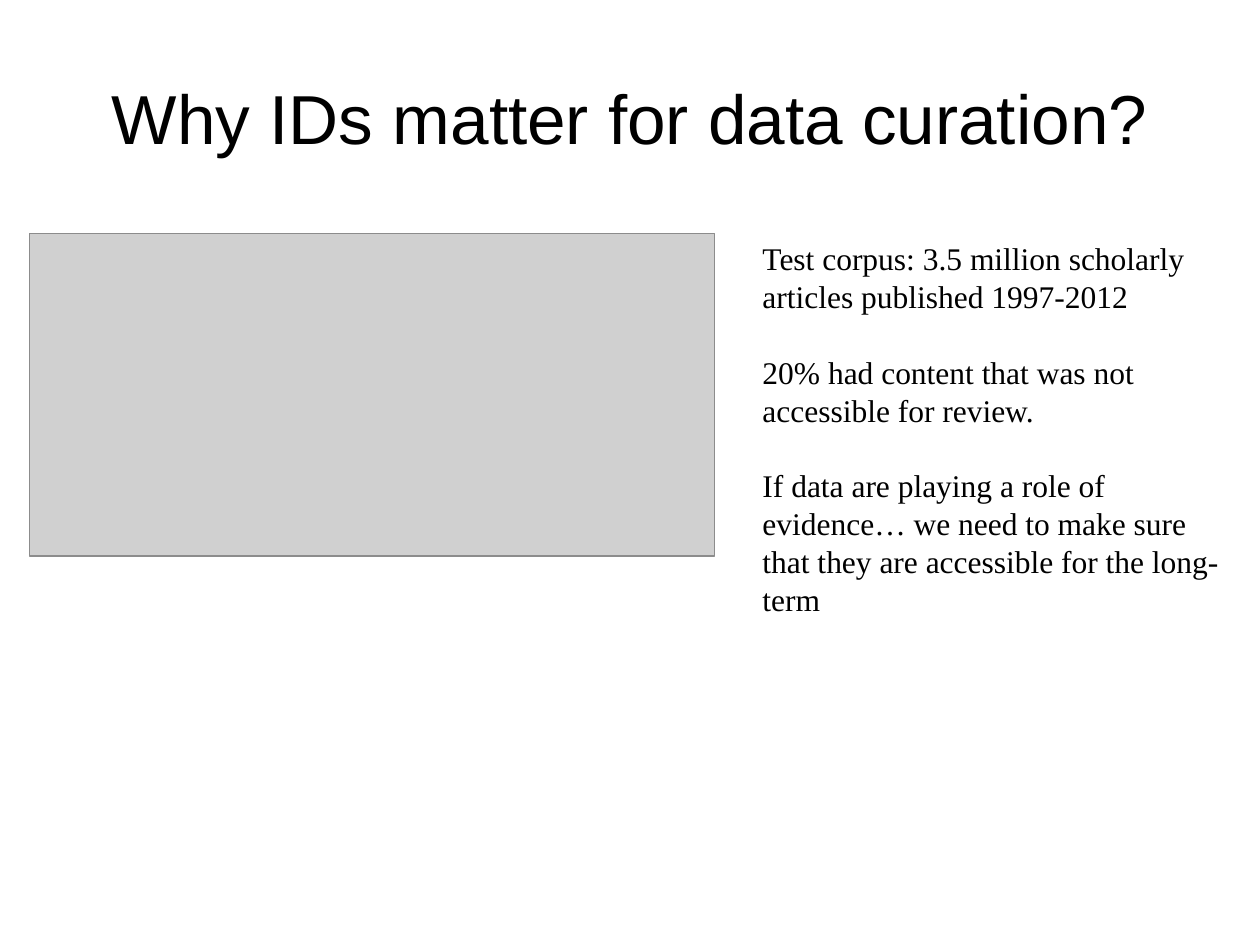
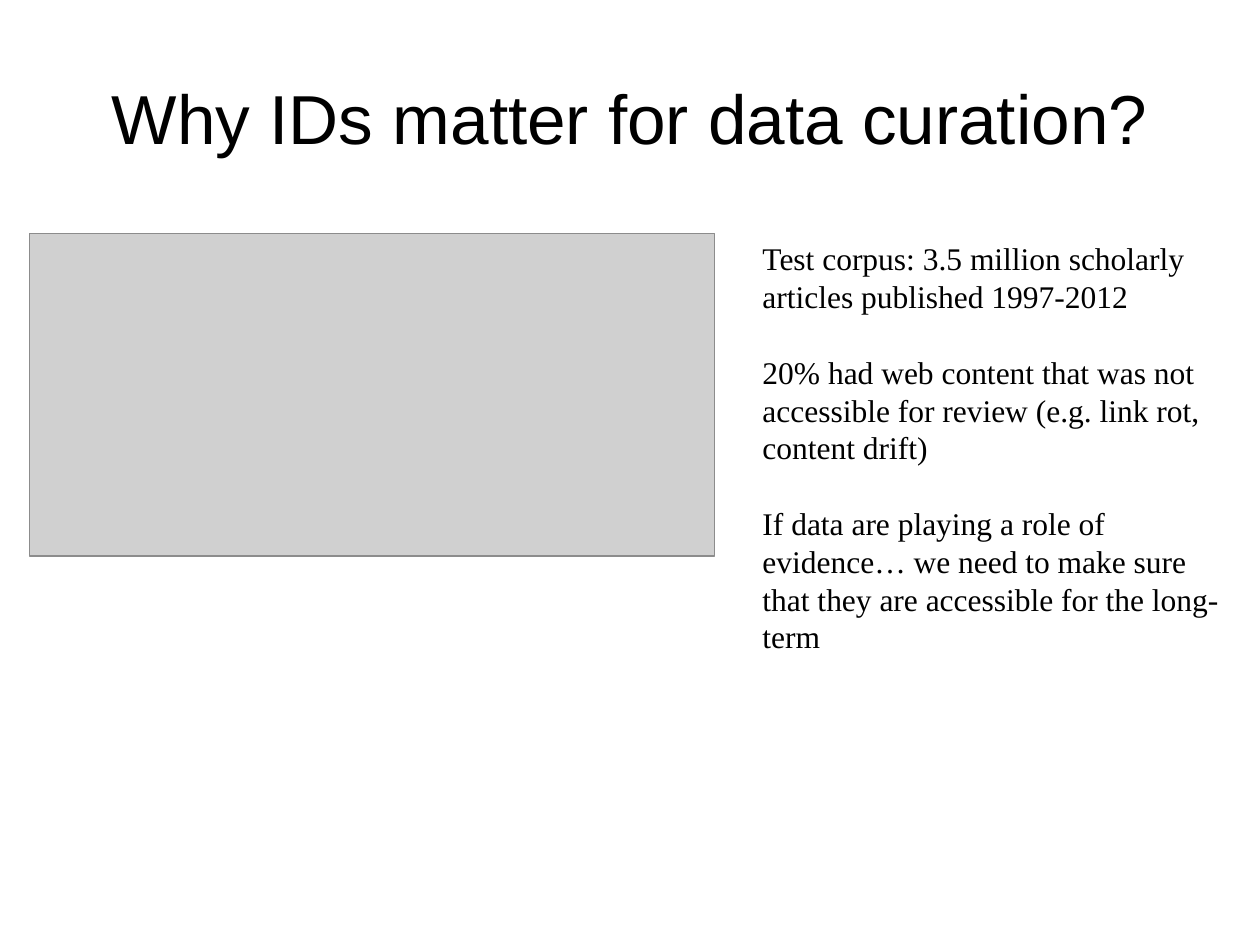
Before and after one commit to DataCurationWorkshop/HongKongCurationWorkshop, a slide deck: slide 4 of Day_1/Lectures/Slides/Day_1_Lecture_Identifier.pptx. Drawn at 1260x945 pixels with LibreOffice and Linux fonts; fonts in the diff are those of the drawing; grey boxes stand for pictures; background and template pictures are left out. Boxes give left, top, right and bottom in pixels: in the first picture for what was removed or moved away, otherwise in the second. Text is boxed around its words. In the diff, an @@ line names an element or a change of style, - is before the commit and + after.

```diff
--- a/Day_1/Lectures/Slides/Day_1_Lecture_Identifier.pptx
+++ b/Day_1/Lectures/Slides/Day_1_Lecture_Identifier.pptx
@@ text at <box>762,362,1199,466</box>: text changed @@
-20% had content that was not accessible for review.
+20% had web content that was not accessible for review (e.g. link rot, content drift)
```
Also in this commit, not shown: 1 other slide changed, 4 slides added, 1 slide removed.
